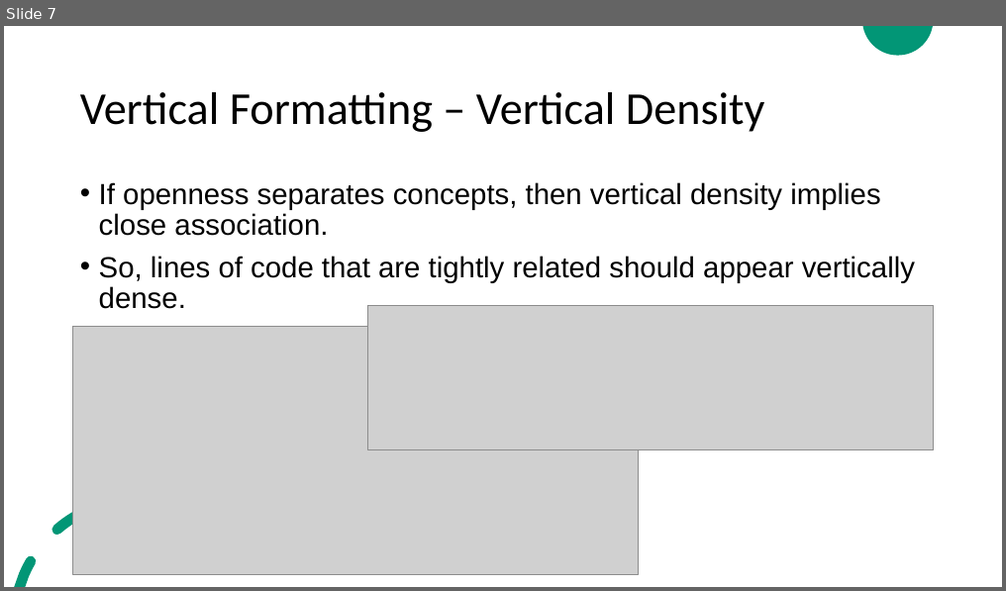
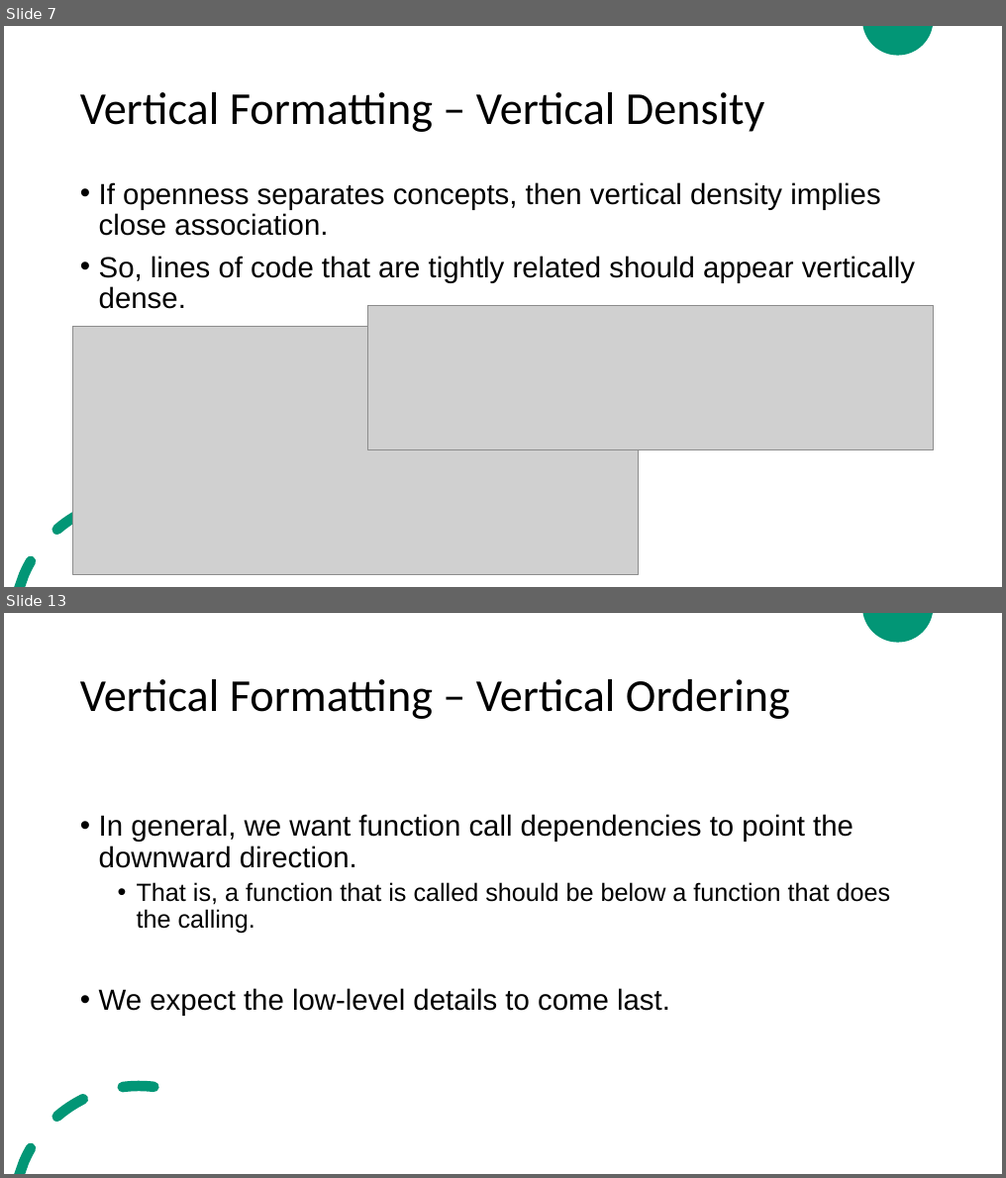
Before and after one commit to ZeinaZayed4/clean-code, a slide deck: Clean Code - Chapter 5.pptx. Shown one above the other, each under a label of ours: slide 7 before the commit, slides 7 and 13 after it; the slides between them are not shown. The pictures are 1006x591 and 1006x1178 pixels, drawn with LibreOffice and Linux fonts; fonts in the diff are those of the drawing; grey boxes stand for pictures. Boxes give left, top, right and bottom in pixels: in the first picture for what was removed or moved away, otherwise in the second. Text is boxed around its words. In the diff, an @@ line names an element or a change of style, - is before the commit and + after.

Commit message:
Update Clean Code - Chapter 5.pptx
Completed vertical formatting section

```diff
--- a/Clean Code - Chapter 5.pptx
+++ b/Clean Code - Chapter 5.pptx
@@ slide 13 added at (4,613,1002,1174), background #FFFFFF; not listed: 2 template elements that a slide beside it also shows @@
@@ title added at (80,679,790,719), 44 pt, text #000000 @@
+Vertical Formatting – Vertical Ordering
@@ text added at (99,814,891,1016), 28 pt, text #000000 @@
+• In general, we want function call dependencies to point the downward direction.
+  • That is, a function that is called should be below a function that does the calling.
+• We expect the low-level details to come last.
```
Also in this commit, not shown: 5 other slides added.
